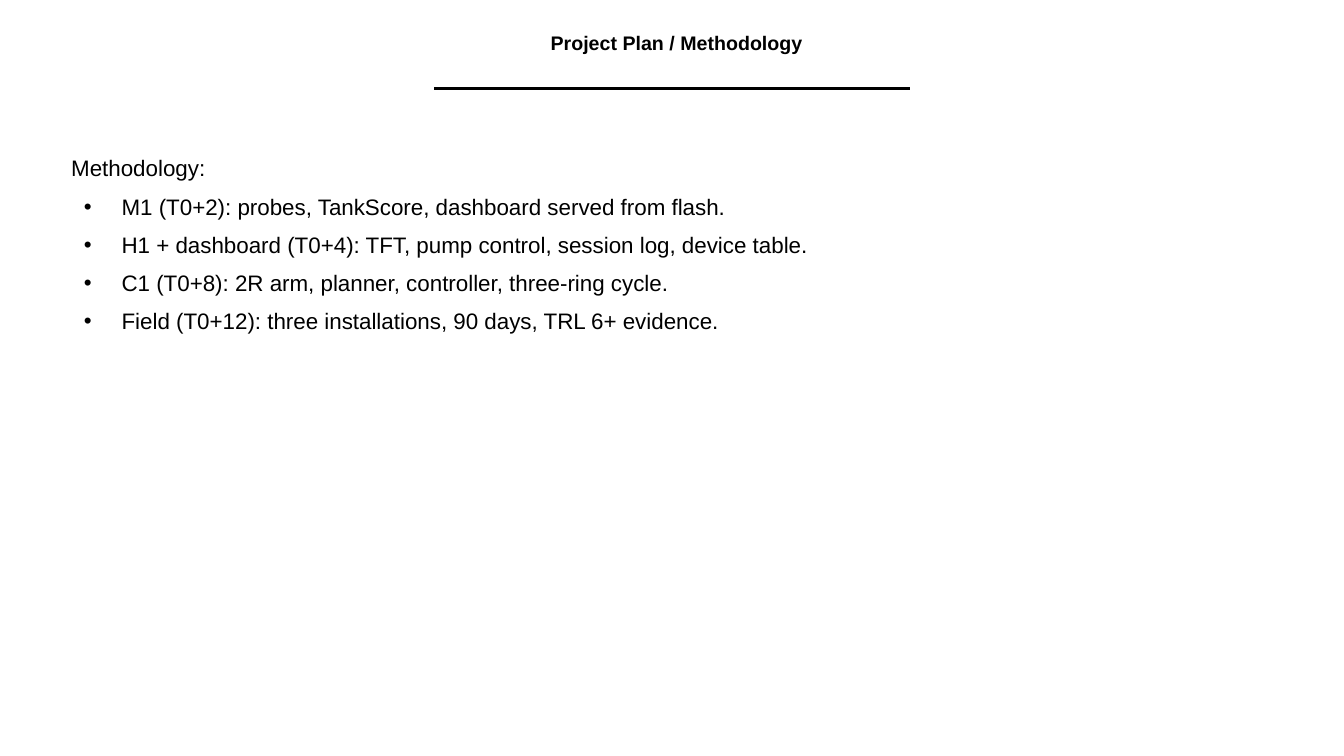
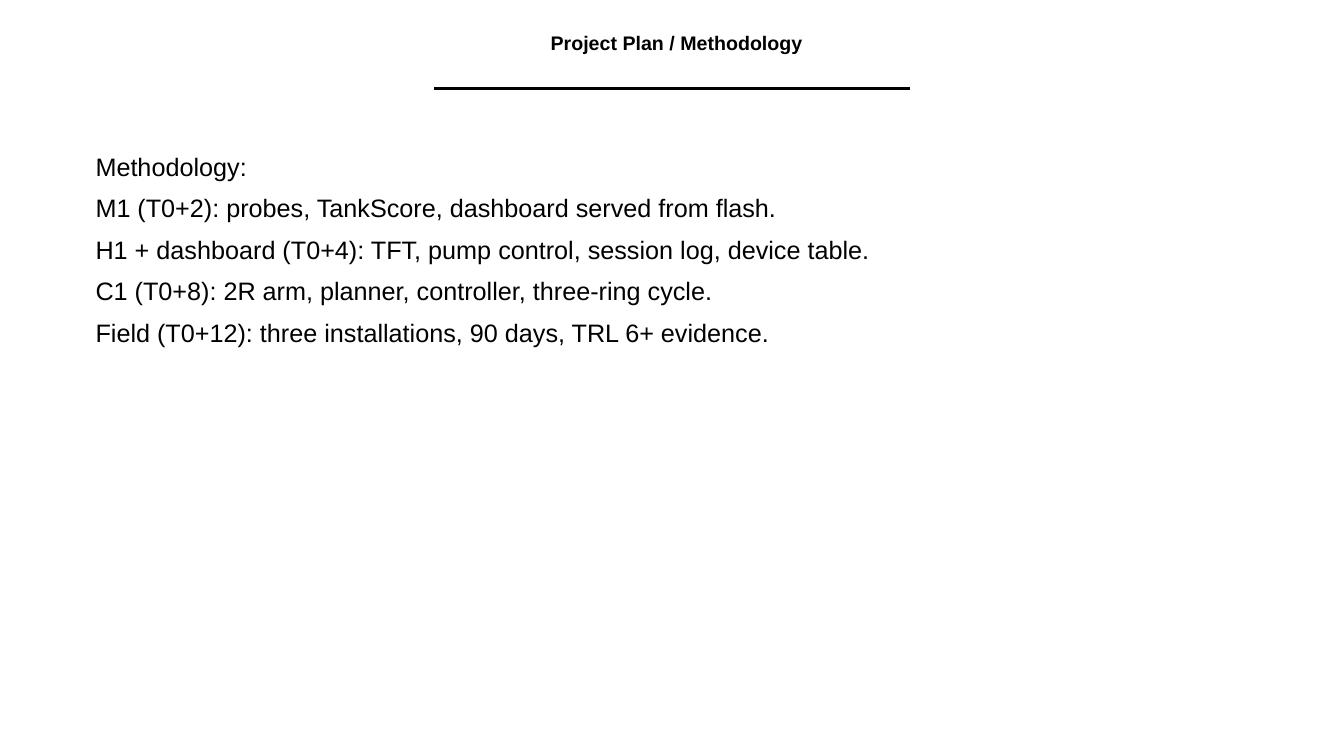
Before and after one commit to adithya-in/tankguard, a slide deck: slide 7 of docs/office/TankGuard_Presentation.pptx. Drawn at 1344x756 pixels with LibreOffice and Linux fonts; fonts in the diff are those of the drawing; background and template pictures are left out. Boxes give left, top, right and bottom in pixels: in the first picture for what was removed or moved away, otherwise in the second. Text is boxed around its words. In the diff, an @@ line names an element or a change of style, - is before the commit and + after.

```diff
--- a/docs/office/TankGuard_Presentation.pptx
+++ b/docs/office/TankGuard_Presentation.pptx
@@ text "Methodology:": place and size @@
-text "Methodology:" at (71,159,808,334)
+text "Methodology:" at (96,157,870,347)
@@ text "Methodology:" at (96,157,870,347): size 16 to 18 pt; line spacing 0.9 to 1; less space between paragraphs; bullet • to none @@
```
Also in this commit, not shown: 12 other slides changed, 3 other files.
